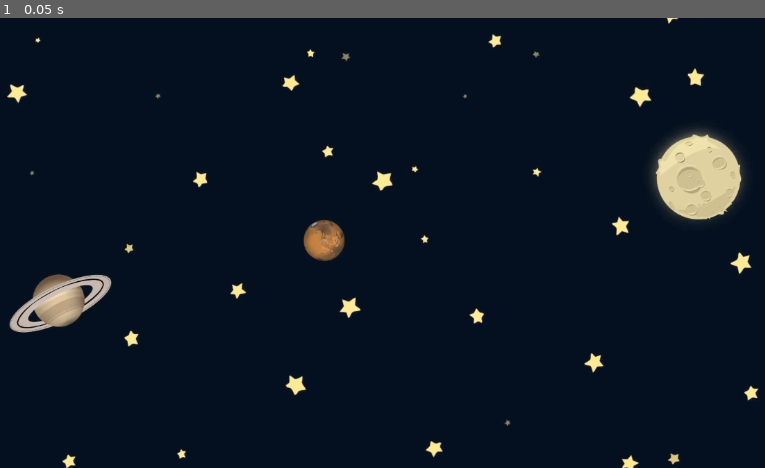
Above: before the commit, frame 1.
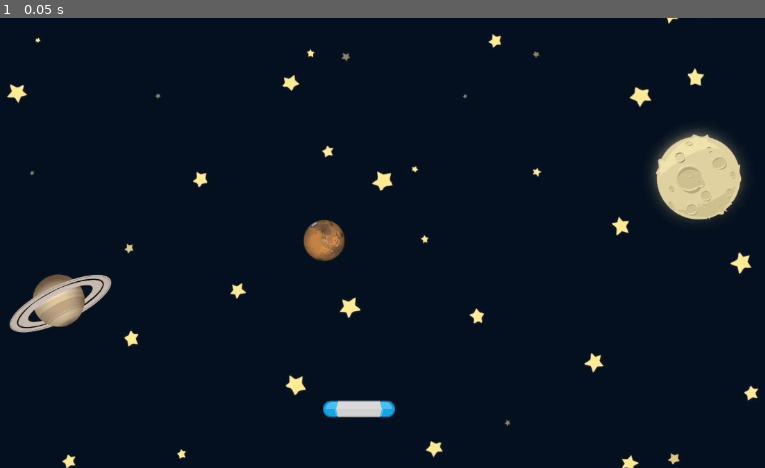
Above: after the commit, the same moment.

Repository: pmatos2000/godot_study
Game: Godot game, scene res://scenes/game.tscn
Two runs of this game, one before a commit and one after it. Both use one fixed random seed, a clock stepped at 60 frames per second and the inputs below.
Inputs:
- Up to frame 1 (0.05 s): no input

The runs differ from the first frame. In frame 1, 0.4% of the frame differs, in the area x 42-52%, y 84-89%.

Commit message:
Paddle Scene

Diff:
--- a/gem-gatcher/scenes/game.tscn
+++ b/gem-gatcher/scenes/game.tscn
@@ -1,10 +1,14 @@
-[gd_scene load_steps=2 format=3 uid="uid://baqelwm2d1l04"]
+[gd_scene load_steps=3 format=3 uid="uid://baqelwm2d1l04"]
 
 [ext_resource type="Texture2D" uid="uid://b1ngm38ybs60l" path="res://assets/GameBg.png" id="1_oasvu"]
+[ext_resource type="PackedScene" uid="uid://c216d7c2axy2i" path="res://scenes/paddle.tscn" id="2_1alid"]
 
 [node name="Game" type="Node2D"]
 
-[node name="Sprite2D" type="Sprite2D" parent="."]
+[node name="Background" type="Sprite2D" parent="."]
 position = Vector2(550, 326)
 scale = Vector2(0.7, 0.7)
 texture = ExtResource("1_oasvu")
+
+[node name="Paddle" parent="." instance=ExtResource("2_1alid")]
+position = Vector2(563, 563)
--- /dev/null
+++ b/gem-gatcher/scenes/paddle.tscn
@@ -0,0 +1,16 @@
+[gd_scene load_steps=3 format=3 uid="uid://c216d7c2axy2i"]
+
+[ext_resource type="Texture2D" uid="uid://ba8qlwnqhpftx" path="res://assets/paddleBlu.png" id="1_422of"]
+
+[sub_resource type="CapsuleShape2D" id="CapsuleShape2D_8slb4"]
+radius = 12.0
+height = 104.0
+
+[node name="Paddle" type="Area2D"]
+
+[node name="PaddleBlu" type="Sprite2D" parent="."]
+texture = ExtResource("1_422of")
+
+[node name="CollisionShape2D" type="CollisionShape2D" parent="."]
+rotation = 1.5708
+shape = SubResource("CapsuleShape2D_8slb4")
